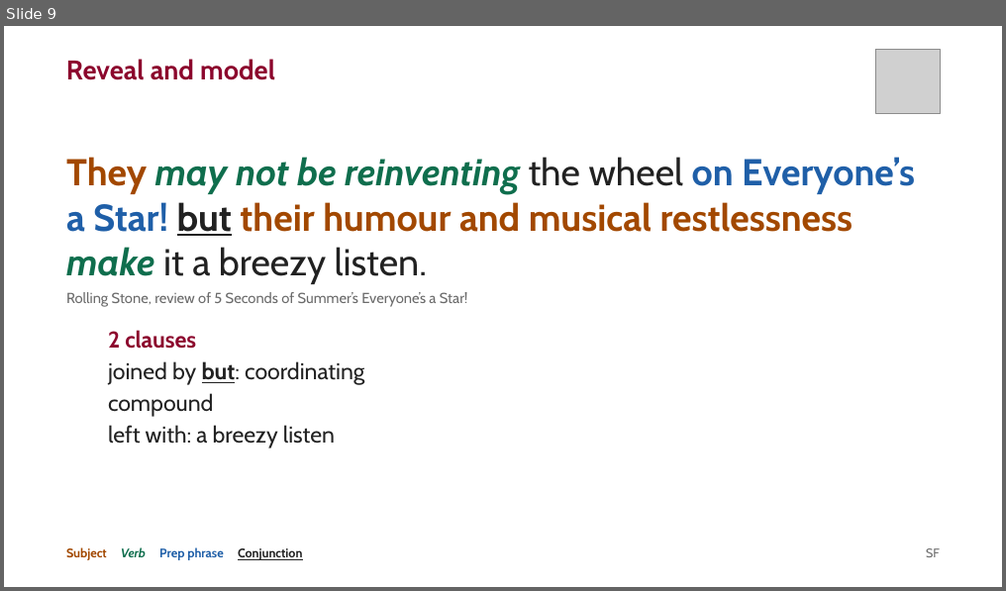
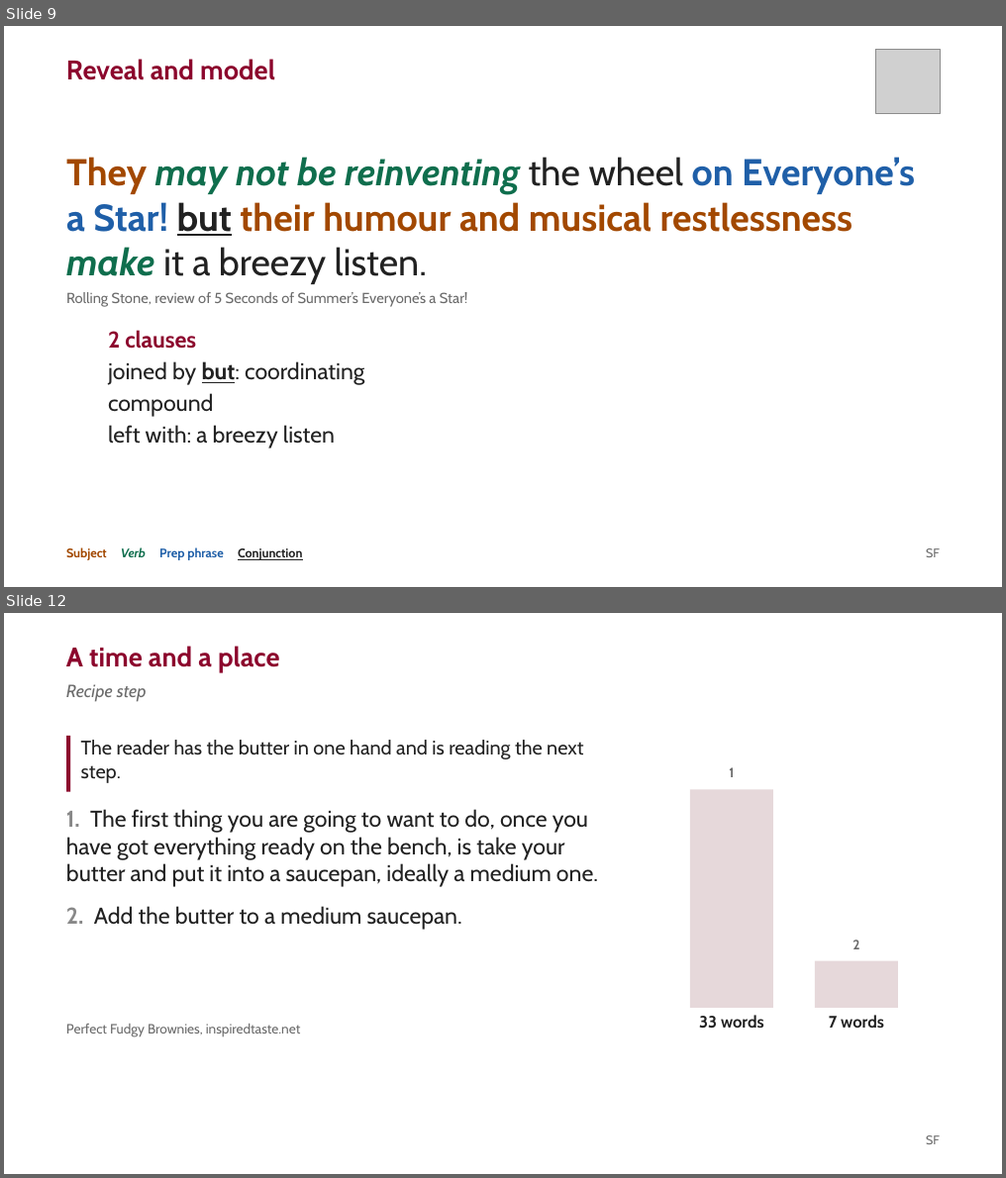
Before and after one commit to liaminhawai-cmd/Bone-Sparrow, a slide deck: SentenceFluencyDeck.pptx. Shown one above the other, each under a label of ours: slide 9 before the commit, slides 9 and 12 after it; the slides between them are not shown. The pictures are 1006x591 and 1006x1178 pixels, drawn with LibreOffice and Linux fonts; fonts in the diff are those of the drawing; grey boxes stand for pictures. Boxes give left, top, right and bottom in pixels: in the first picture for what was removed or moved away, otherwise in the second. Text is boxed around its words. In the diff, an @@ line names an element or a change of style, - is before the commit and + after.

```diff
--- a/SentenceFluencyDeck.pptx
+++ b/SentenceFluencyDeck.pptx
@@ slide 12 added at (x1=4, y1=613, x2=1002, y2=1174), background #FFFFFF @@
@@ text added at (x1=66, y1=646, x2=280, y2=672), 26 pt, text #8C072D, bold @@
+A time and a place
@@ text added at (x1=66, y1=684, x2=147, y2=702), 17 pt, text #6B6B6B, italic @@
+Recipe step
@@ rectangle added at (x1=66, y1=736, x2=70, y2=792), fill #8C072D @@
@@ text added at (x1=81, y1=740, x2=583, y2=783), 19 pt, text #212121 @@
+The reader has the butter in one hand and is reading the next step.
@@ rectangle added at (x1=690, y1=789, x2=773, y2=1008), fill #E6D8DA @@
@@ text added at (x1=729, y1=767, x2=734, y2=777), 13 pt, text #6B6B6B, bold @@
+1
@@ text added at (x1=66, y1=809, x2=598, y2=930), 22 pt, text #212121 @@
+1. The first thing you are going to want to do, once you have got everything ready on the bench, is take your butter and put it into a saucepan, ideally a medium one.
+2. Add the butter to a medium saucepan.
@@ rectangle added at (x1=815, y1=961, x2=898, y2=1008), fill #E6D8DA @@
@@ text added at (x1=852, y1=940, x2=859, y2=950), 13 pt, text #6B6B6B, bold @@
+2
@@ text added at (x1=66, y1=1024, x2=301, y2=1038), 13 pt, text #6B6B6B @@
+Perfect Fudgy Brownies, inspiredtaste.net
@@ text added at (x1=699, y1=1015, x2=764, y2=1029), 16 pt, text #212121, bold @@
+33 words
@@ text added at (x1=829, y1=1015, x2=884, y2=1028), 16 pt, text #212121, bold @@
+7 words
@@ text added at (x1=926, y1=1136, x2=940, y2=1145), 12 pt, text #6B6B6B @@
+SF
```
Also in this commit, not shown: 4 slides changed, 1 other slide added, 3 other files.
